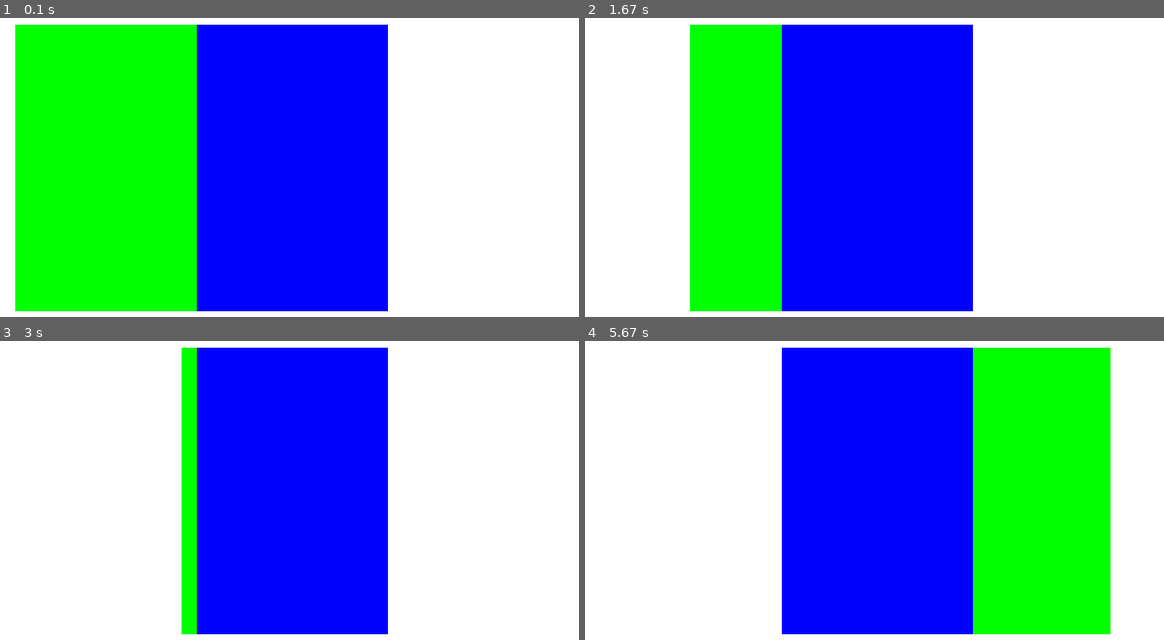
Above: before the commit, frames 1-4 (two rows, left to right).
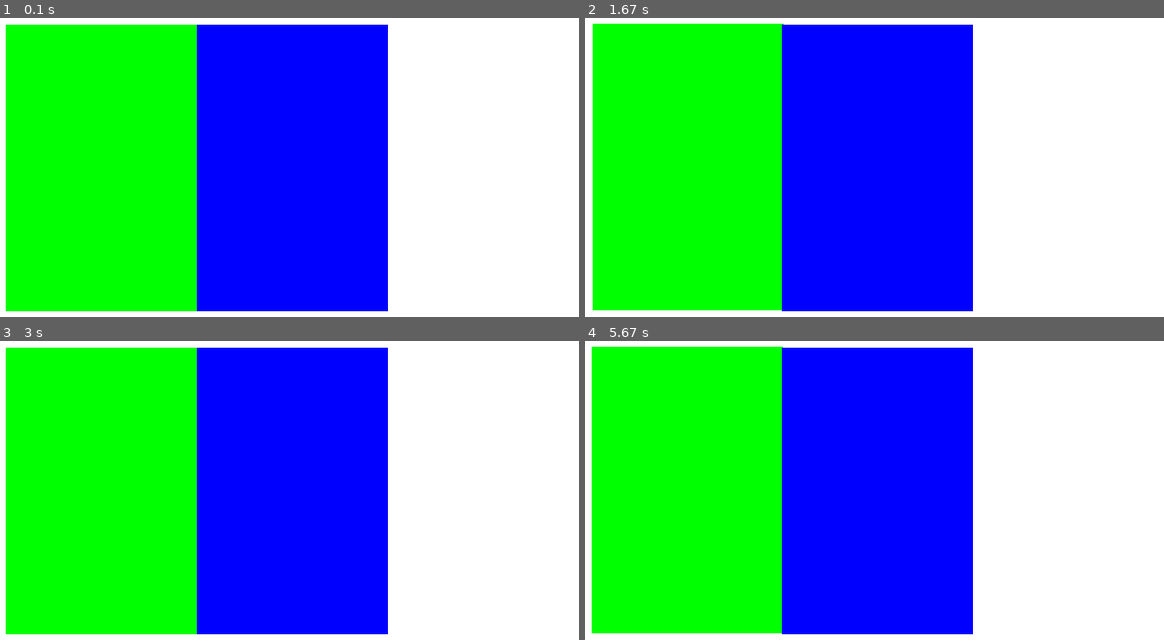
Above: after the commit, the same moments.

Repository: WCI-Computer-Science/pygame
Game: pygame game, started from main.py
Same seed, same stepped clock (60 frames per second), same inputs: the game is played once before the commit and once after it.
Inputs:
- Up to frame 1 (0.1 s): no input
- Up to frame 2 (1.67 s): hold D 0.33-0.8 s; hold W 0.83-1.13 s; hold D 1.17-1.63 s
- Up to frame 3 (3 s): hold A 1.67-2.2 s; hold S 2.23-2.53 s; hold A 2.57-2.97 s
- Up to frame 4 (5.67 s): hold W 3-3.37 s; hold D 3.4-4.03 s; hold S 4.07-4.43 s; hold A 4.47-4.93 s; hold D 4.97-5.43 s; hold W from 5.47 s (still down)

The runs differ from the first frame. In frame 1, 1.6% of the frame differs, in the area x 0-3%, y 2-99%; in frame 2, 16%; in frame 3, 29%; in frame 4, 54%, in the area x 1-91%, y 1-99%.

Commit message:
Move rectangle with events

Diff:
--- a/main.py
+++ b/main.py
@@ -11,8 +11,15 @@
     for event in pygame.event.get():
         if event.type == QUIT:
             raise SystemExit
-
-    rect = rect.move(1, 0)
+        if event.type == KEYDOWN:
+            if event.key == K_w:
+                rect = rect.move(0, -1)
+            elif event.key == K_a:
+                rect = rect.move(-1, 0)
+            elif event.key == K_s:
+                rect = rect.move(0, 1)
+            elif event.key == K_d:
+                rect = rect.move(1, 0)
 
     screen.fill((255, 255, 255))
     pygame.draw.rect(screen, (0, 255, 0), rect)
